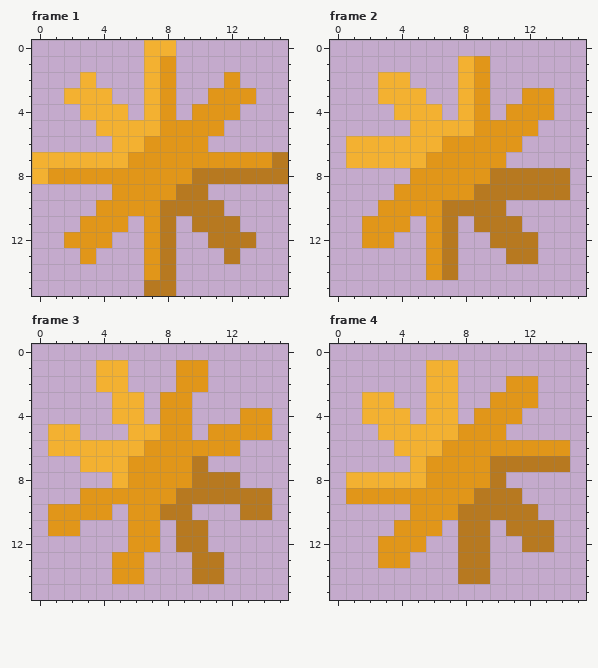
A pixel-art file gets an edit: assets/Item/Xp.ase. Above is the file before it was changed.
16x16 pixels, 4 frames. Pixels under 10% opacity are left out. Colours within 5 levels of each other are drawn and written as one. Shown: frame 1, frame 2, frame 3, frame 4. The commit also changed other frames, which this record leaves out.
And afterwards:
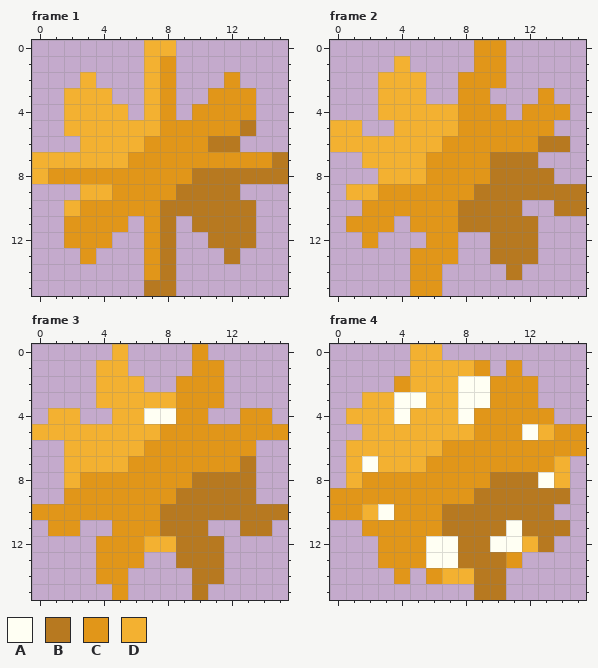
Palette (. is transparent): A #fffff3  B #b77920  C #e19619  D #f3b131
The edit:
layer "poof" added
layer "2" now shown
layer "3 #2" added
layer "4" now shown
layer "6" added
layer "8 #3" added
layer "8 Copy" removed
--- frame 1, layer "6"
@@ x 0..15 @@
  3 ..DDD..DC..CCC..
- 4 ...DDD.DC.CCC...
- 5 ....DDDDCCCC....
- 6 .....DDCCCC.....
+ 4 ..DDDD.DC.CCCC..
+ 5 ..DDDDDDCCCCCB..
+ 6 ...DDDDCCCCBB...
  7 DDDDDDCCCCCCCCCB
  8 DCCCCCCCCCBBBBBB
- 9 .....CCCCBB.....
-10 ....CCCCBBBB....
-11 ...CCC.CB.BBB...
+ 9 ...DDCCCCBBBB...
+10 ..DCCCCCBBBBBB..
+11 ..CCCC.CB.BBBB..
 12 ..CCC..CB..BBB..
--- frame 2
@@ x 0..15 @@
- 0 ................
- 1 ........DC......
- 2 ...DD...DC......
- 3 ...DDD..DC..CC..
- 4 ....DDD.DC.CCC..
- 5 .....DDDDCCCC...
- 6 .DDDDDDCCCCC....
- 7 .DDDDDCCCCC.....
- 8 .....CCCCCBBBBB.
- 9 ....CCCCCBBBBBB.
-10 ...CCCCBBBB.....
-11 ..CCC.CB.BBB....
-12 ..CC..CB..BBB...
-13 ......CB...BB...
-14 ......CB........
-15 ................
+ 0 .........CC.....
+ 1 ....D....CC.....
+ 2 ...DDD..CCC.....
+ 3 ...DDD..CC...C..
+ 4 ...DDDDDCCC.CCC.
+ 5 DD..DDDDCCCCCC..
+ 6 DDDDDDDCCCCCCBB.
+ 7 ..DDDDCCCCBBB...
+ 8 ...DDDCCCCBBBB..
+ 9 .DDCCCCCCBBBBBBB
+10 ..CCCCCCBBBB..BB
+11 .CCC.CCCBBBBB...
+12 ..C...CC..BBB...
+13 .....CCC..BBB...
+14 .....CC....B....
+15 .....CC.........
--- frame 3
@@ x 0..15 @@
- 0 ................
- 1 ....DD...CC.....
- 2 ....DD...CC.....
- 3 .....DD.CC......
- 4 .....DD.CC...CC.
- 5 .DD...DDCC.CCCC.
- 6 .DDDDDDCCCCCC...
- 7 ...DDDCCCCB.....
- 8 .....DCCCCBBB...
- 9 ...CCCCCCBBBBBB.
-10 .CCCC.CCBB...BB.
-11 .CC...CC.BB.....
-12 ......CC.BB.....
-13 .....CC...BB....
-14 .....CC...BB....
-15 ................
+ 0 .....D....C.....
+ 1 ....DD....CC....
+ 2 ....DDD..CCC....
+ 3 ....DDDDDCCC....
+ 4 .DD..DDAACC..CC.
+ 5 DDDDDDDDCCCCCCCC
+ 6 ..DDDDDCCCCCCC..
+ 7 ..DDDDCCCCCCCB..
+ 8 ..DCCCCCCCBBBB..
+ 9 ..CCCCCCCBBBBB..
+10 CCCCCCCCBBBBBBBB
+11 .CC..CCCBBB..BB.
+12 ....CCCDDBBB....
+13 ....CCC..BBB....
+14 ....CC....BB....
+15 .....C....B.....
--- frame 4
@@ x 0..15 @@
- 0 ................
- 1 ......DD........
- 2 ......DD...CC...
- 3 ..DD..DD..CCC...
- 4 ..DDD.DD.CCC....
- 5 ...DDDDDCCC.....
- 6 ....DDDCCCCCCCC.
- 7 .....DCCCCBBBBB.
- 8 .DDDDDCCCCB.....
- 9 .CCCCCCCCBBB....
-10 .....CCCBBBBB...
-11 ....CCC.BB.BBB..
-12 ...CCC..BB..BB..
-13 ...CC...BB......
-14 ........BB......
-15 ................
+ 0 .....DD.........
+ 1 .....DDDDC.C....
+ 2 ....CDDDAACCC...
+ 3 ..DDAADDAACCC...
+ 4 .DDDADDDACCCCC..
+ 5 ..DDDDDDDCCCADCC
+ 6 .DDDDDDCCCCCCCCC
+ 7 .DADDDCCCCCCCCD.
+ 8 .DCCCCCCCCBBBAD.
+ 9 CCCCCCCCCBBBBBB.
+10 CCDACCCBBBBBBB..
+11 ..CCCCCBBBBABBB.
+12 ...CCCAABBAADB..
+13 ...CCCAABBBC....
+14 ....C.CDDBB.....
+15 .........BB.....
Boxes around the changes in both pictures, in picture pixels (x1, y1, x2, y2):
added: (64, 104, 112, 232)
added: (208, 104, 256, 232)
changed: (330, 40, 586, 296)
changed: (32, 344, 288, 600)
changed: (330, 344, 586, 600)
